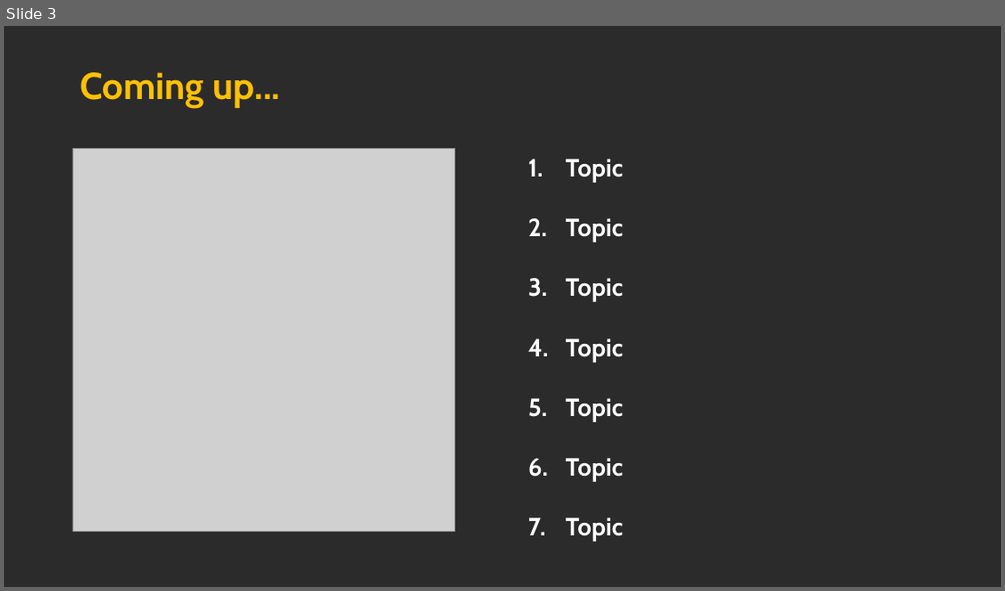
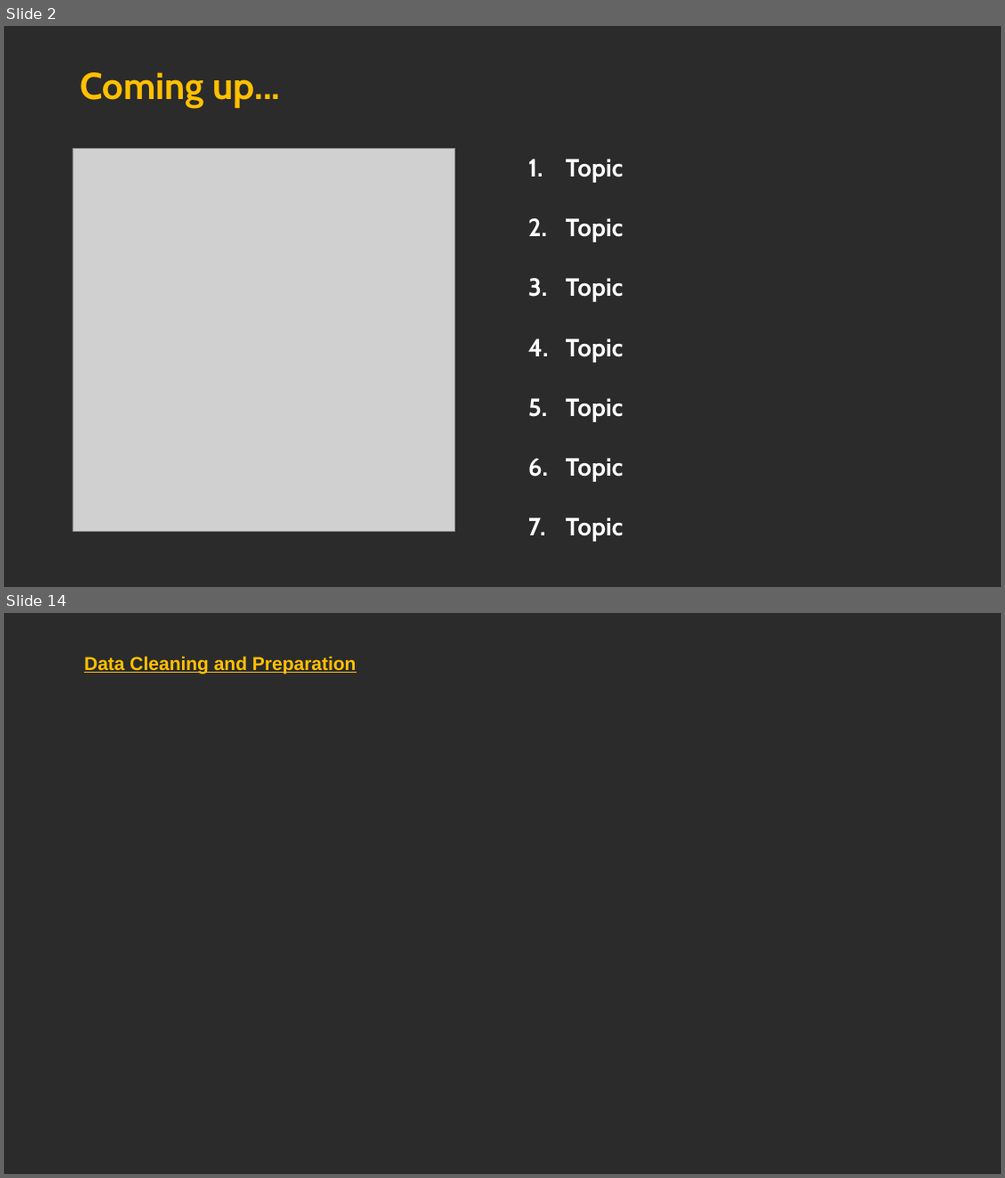
Before and after one commit to MarcoH97/Big-Data-project, a slide deck: 2023_05_24 - BDA - Big Data Big Dreams v0.pptx. Shown one above the other, each under a label of ours: slide 3 before the commit, slides 2 and 14 after it; the slides between them are not shown. The pictures are 1005x591 and 1005x1178 pixels, drawn with LibreOffice and Linux fonts; fonts in the diff are those of the drawing; grey boxes stand for pictures; background and template pictures are left out; a plain dark background stands for a picture behind light text. Boxes give left, top, right and bottom in pixels: in the first picture for what was removed or moved away, otherwise in the second. Text is boxed around its words. In the diff, an @@ line names an element or a change of style, - is before the commit and + after.

```diff
--- a/2023_05_24 - BDA - Big Data Big Dreams v0.pptx
+++ b/2023_05_24 - BDA - Big Data Big Dreams v0.pptx
@@ slide 14 added at <box>4,613,1001,1174</box>, background picture (left out) @@
@@ text added at <box>84,656,356,674</box>, 18 pt, text #FFC000, bold, underline @@
+Data Cleaning and Preparation
@@ what was slide 3 is now slide 2 @@
```
Also in this commit, not shown: 2 slides changed, 10 other slides added, 6 slides removed, 1 other file.
